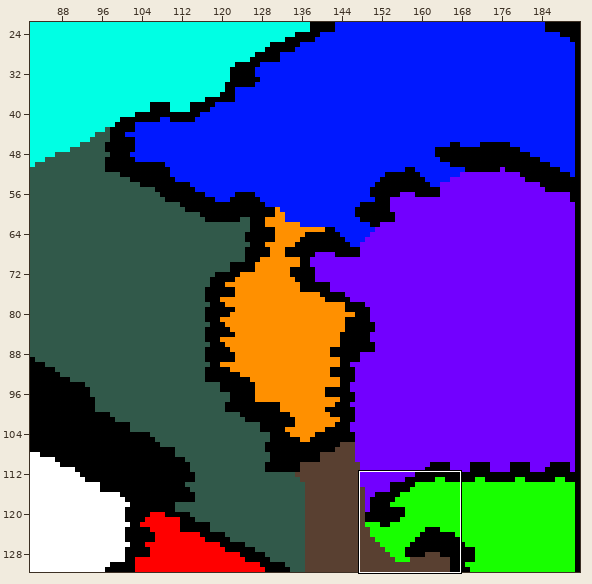
Tiled map: Project/Game/maps/walkable.tmx. Above, an overview of the earlier version with the close-up marked.
Close-up. Before the edit:
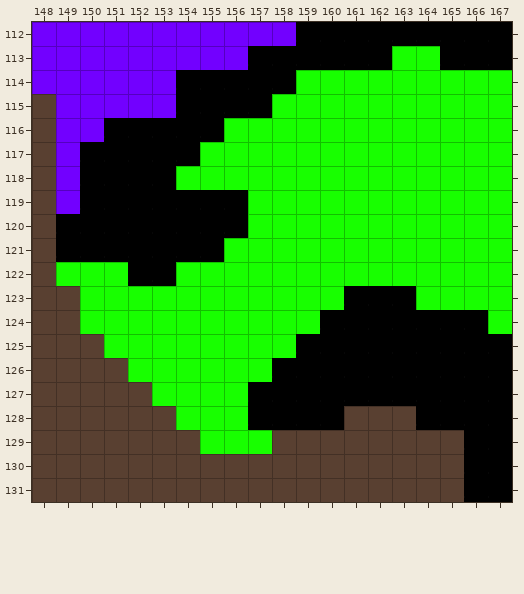
Cells are 16x16 px. Shown: x 148..167, y 112..131. The commit also changed other parts of the map, which this record leaves out.
Once edited:
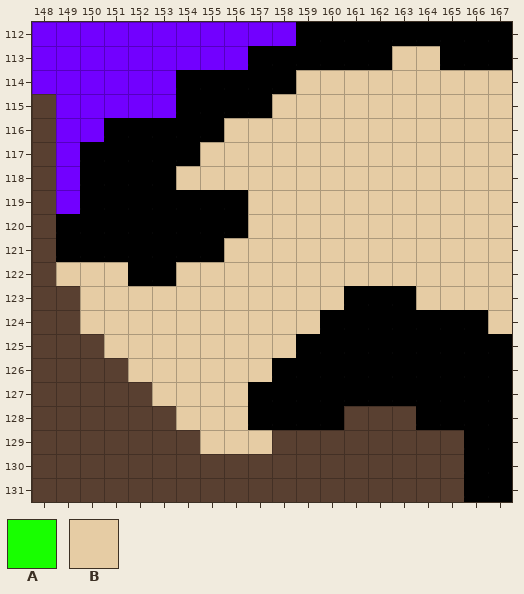
Key: from "Walkable": A 2, B 13.
_ is an empty cell.
From old to new:
Layer "Walkable":
Tile A gives way to tile B in row 113 at x 163 to 164; in row 114 at x 159 to 167; in row 115 at x 158 to 167; in row 116 at x 156 to 167; in row 117 at x 155 to 167; in row 118 at x 154 to 167.
Tile A gives way to tile B in rows 119 to 120 at x 157 to 167; in row 121 at x 156 to 167; in row 122 at x 149 to 151 and 154 to 167; in row 123 at x 150 to 160 and 164 to 167; in row 124 at x 150 to 159 and 167; in row 125 at x 151 to 158.
Tile A gives way to tile B in row 126 at x 152 to 157; in row 127 at x 153 to 156; in row 128 at x 154 to 156; in row 129 at x 155 to 157.
